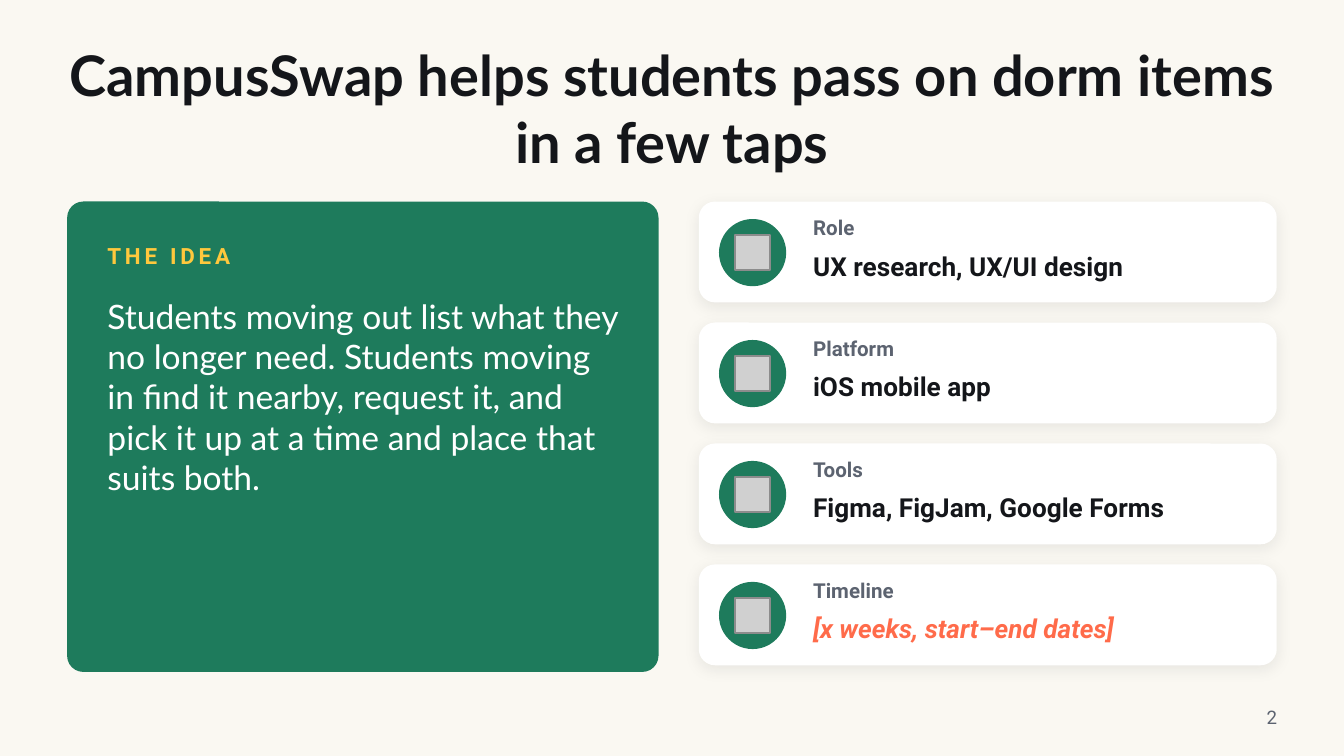
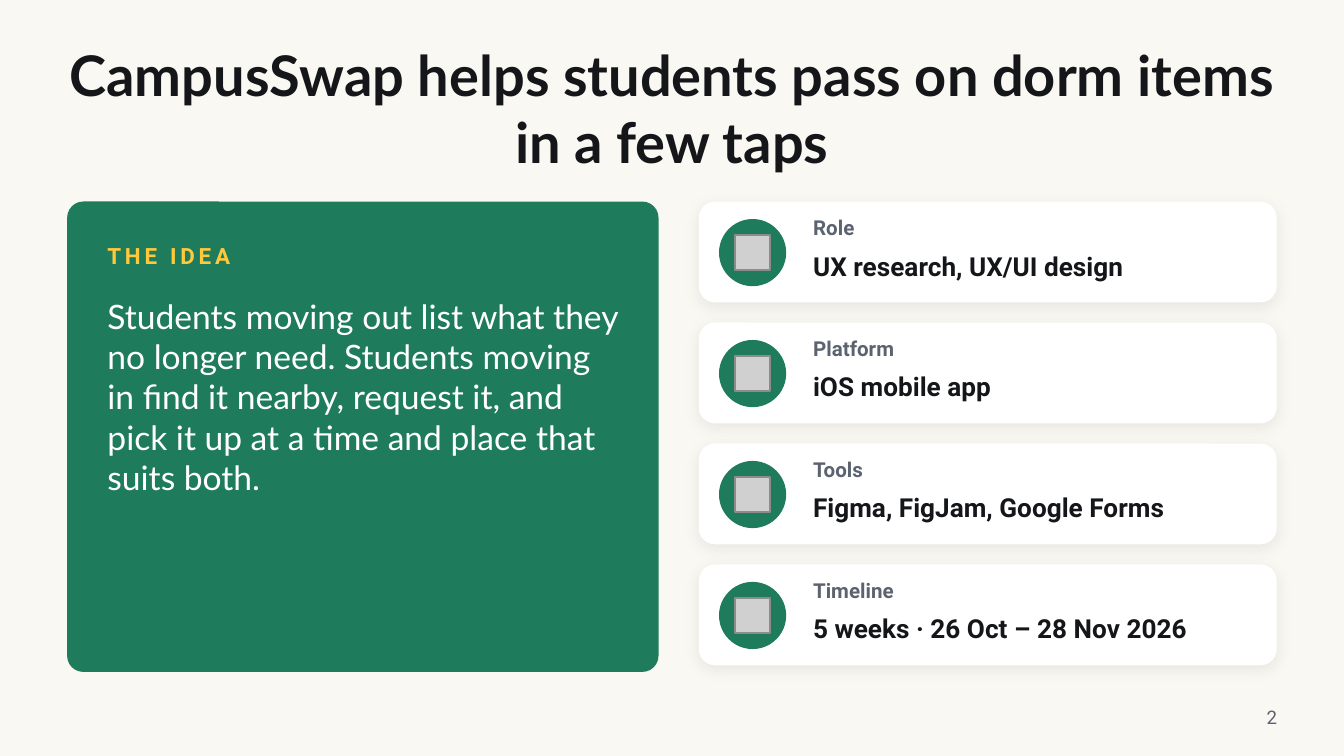
Before and after one commit to escalopa/campusswap, a slide deck: slide 2 of docs/assets/campusswap-case-study.pptx. Drawn at 1344x756 pixels with LibreOffice and Linux fonts; fonts in the diff are those of the drawing; grey boxes stand for pictures. Boxes give left, top, right and bottom in pixels: in the first picture for what was removed or moved away, otherwise in the second. Text is boxed around its words. In the diff, an @@ line names an element or a change of style, - is before the commit and + after.

```diff
--- a/docs/assets/campusswap-case-study.pptx
+++ b/docs/assets/campusswap-case-study.pptx
@@ text at [813, 618, 1187, 639]: text changed; text colour #FF6B4A to #14161A; italic off @@
-[x weeks, start–end dates]
+5 weeks · 26 Oct – 28 Nov 2026
```
Also in this commit, not shown: 2 other slides changed, 1 slide added, 1 slide removed, 1 other file.
